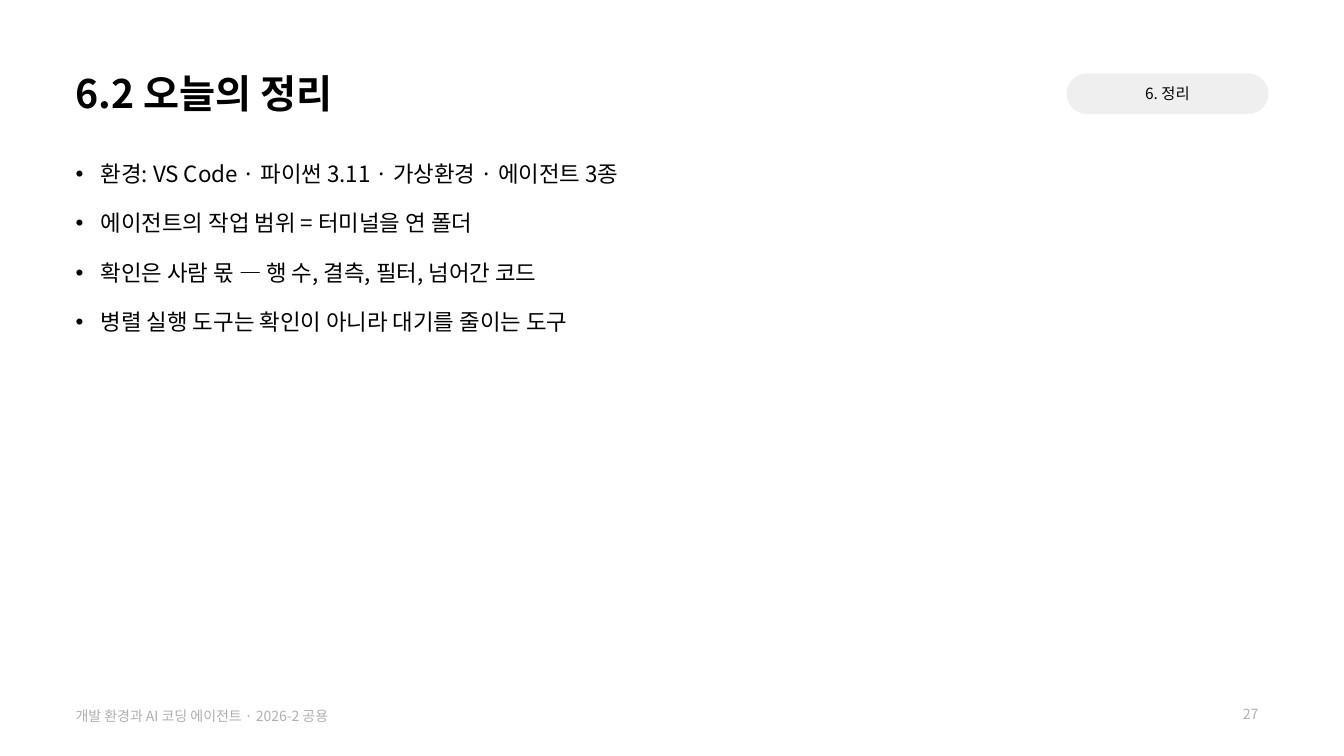
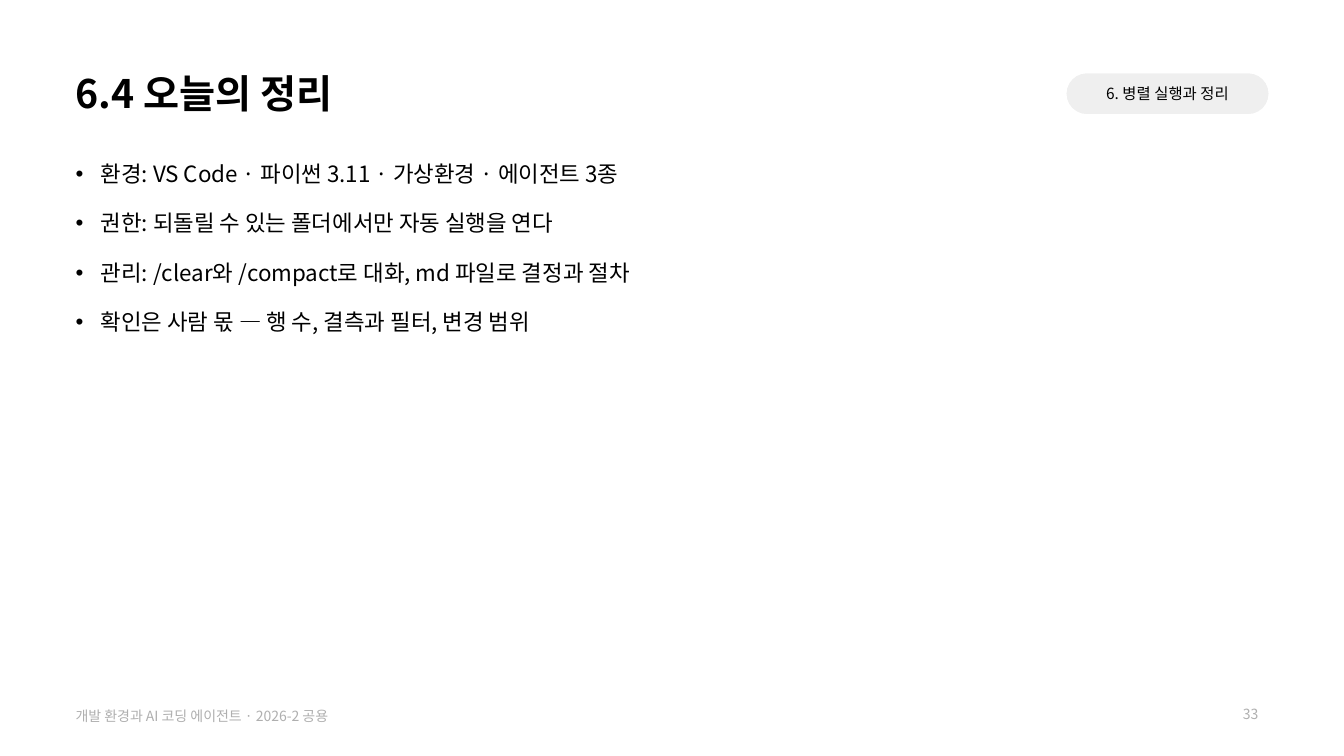
Before and after one commit to jihoyeo/smart-transport-logistics, a slide deck: slide 33 of slides/common/dev_env.pptx (slide 27 before the commit). Drawn at 1344x756 pixels with LibreOffice and Linux fonts; fonts in the diff are those of the drawing. Boxes give left, top, right and bottom in pixels: in the first picture for what was removed or moved away, otherwise in the second. Text is boxed around its words. In the diff, an @@ line names an element or a change of style, - is before the commit and + after.

```diff
--- a/slides/common/dev_env.pptx
+++ b/slides/common/dev_env.pptx
@@ title at (76,75,332,112): text changed @@
-6.2 오늘의 정리
+6.4 오늘의 정리
@@ text at (1106,86,1228,101): text changed @@
-6. 정리
+6. 병렬 실행과 정리
@@ text at (101,212,630,334): text changed @@
-• 에이전트의 작업 범위 = 터미널을 연 폴더
-• 확인은 사람 몫 — 행 수, 결측, 필터, 넘어간 코드
-• 병렬 실행 도구는 확인이 아니라 대기를 줄이는 도구
+• 권한: 되돌릴 수 있는 폴더에서만 자동 실행을 연다
+• 관리: /clear와 /compact로 대화, md 파일로 결정과 절차
+• 확인은 사람 몫 — 행 수, 결측과 필터, 변경 범위
@@ page number at (1243,709,1259,719): text changed @@
-27
+33
```
Also in this commit, not shown: 11 other slides changed, 8 slides added, 2 slides removed, 4 other files.
